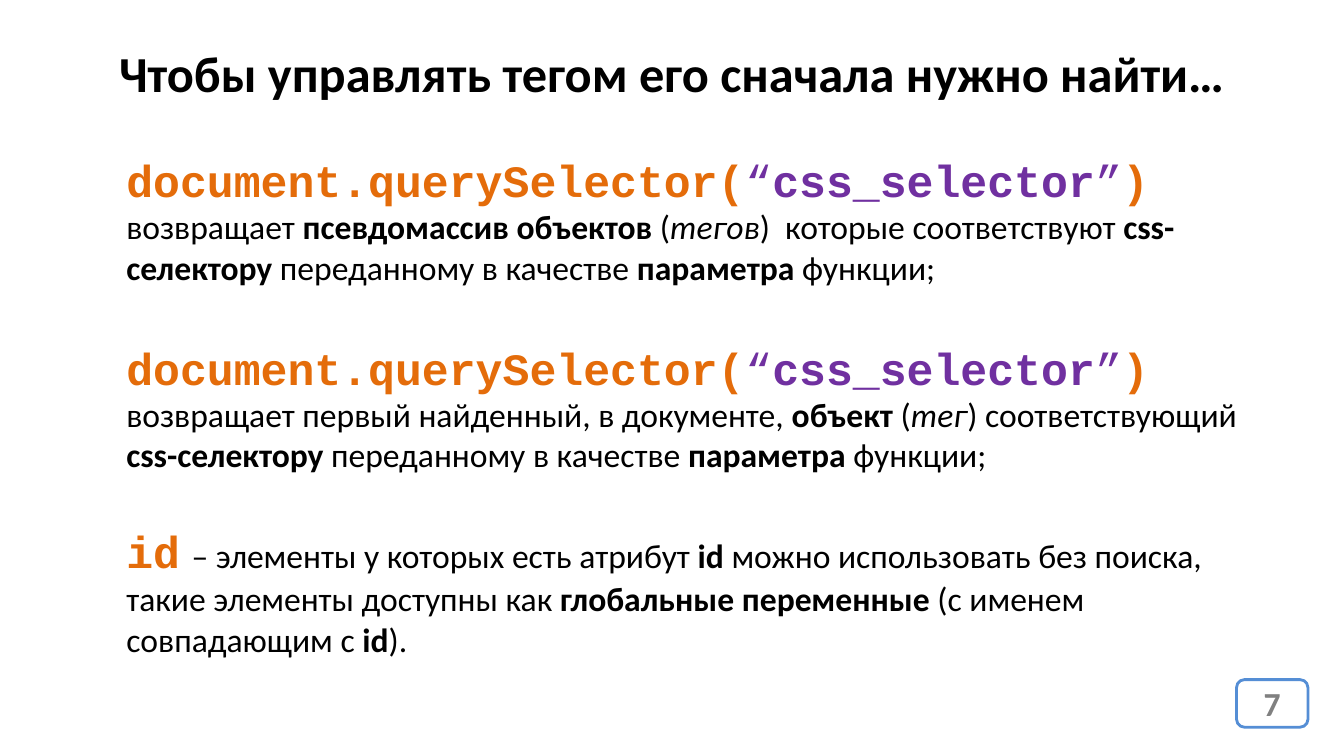
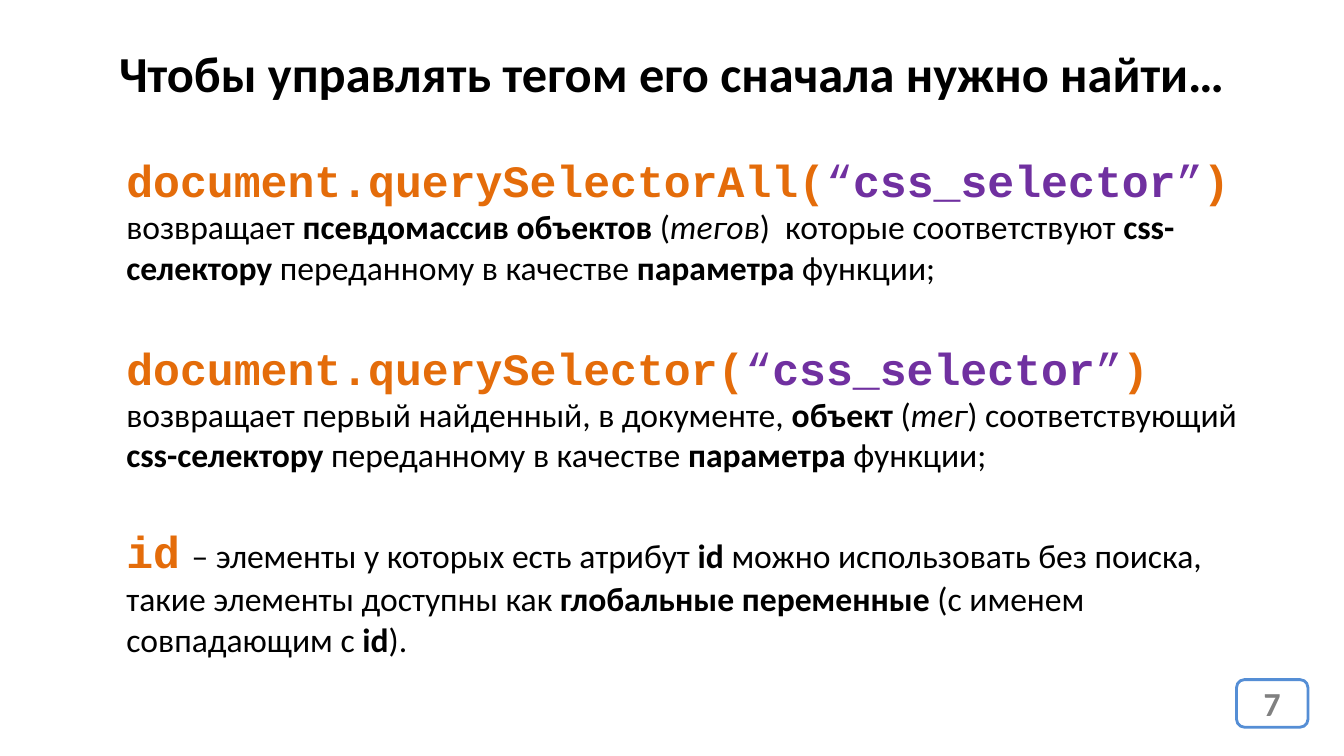
Before and after one commit to web33-ortdnipro/lesson22, a slide deck: slide 7 of lesson22.pptx. Drawn at 1344x756 pixels with LibreOffice and Linux fonts; fonts in the diff are those of the drawing. Boxes give left, top, right and bottom in pixels: in the first picture for what was removed or moved away, otherwise in the second. Text is boxed around its words. In the diff, an @@ line names an element or a change of style, - is before the commit and + after.

```diff
--- a/lesson22.pptx
+++ b/lesson22.pptx
@@ text at bbox=[126, 165, 1230, 286]: text changed @@
-document.querySelector(“css_selector”) возвращает псевдомассив объектов (тегов) которые соответствуют css-селектору переданному в качестве параметра функции;
+document.querySelectorAll(“css_selector”) возвращает псевдомассив объектов (тегов) которые соответствуют css-селектору переданному в качестве параметра функции;
```
Also in this commit, not shown: 4 other files.
